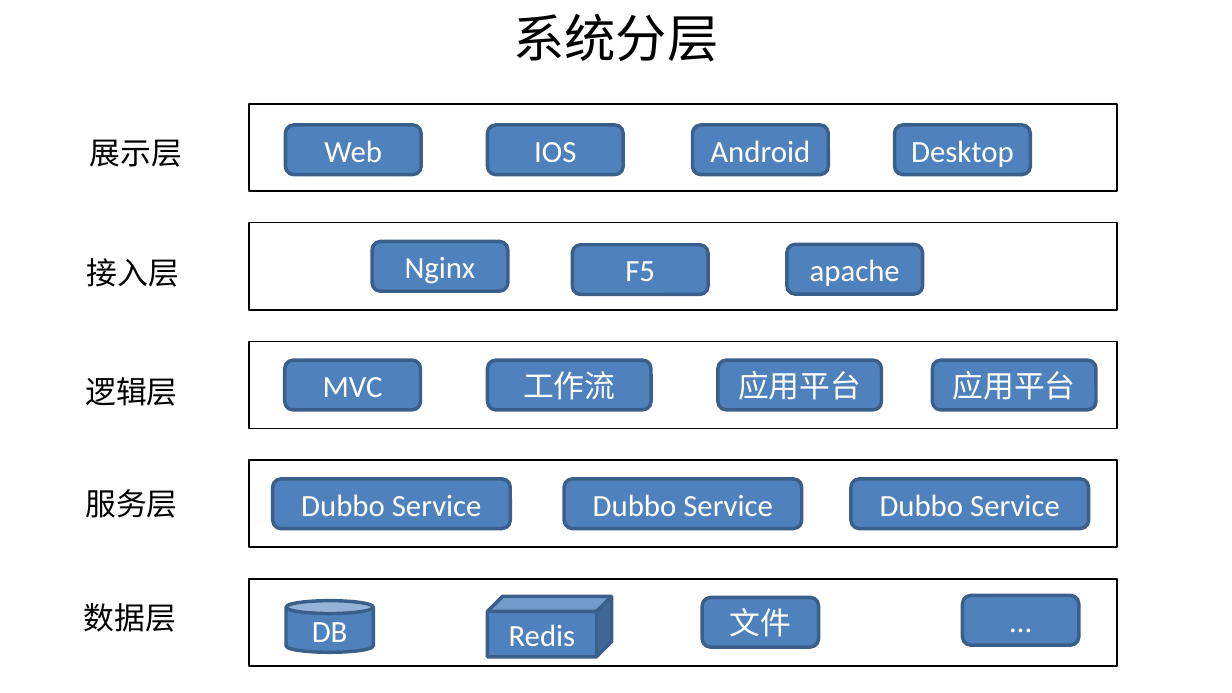
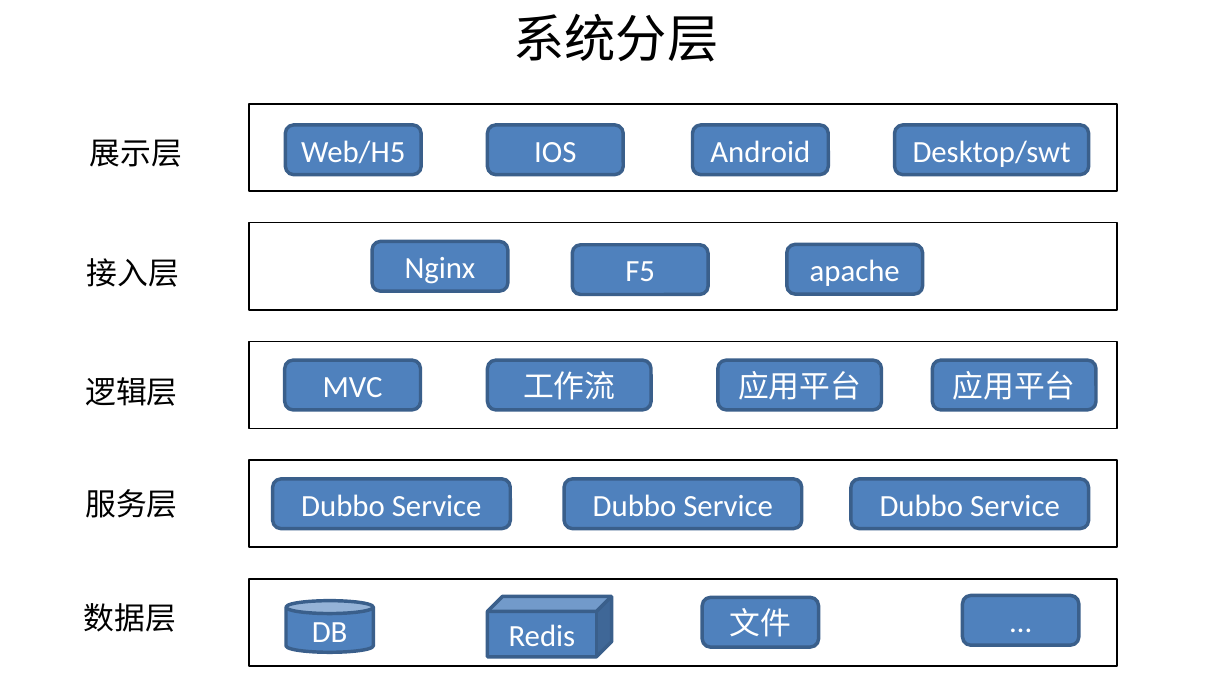
Before and after one commit to shiyunlai/tistools, a slide deck: slide 6 of TIStools.pptx (slide 11 before the commit). Drawn at 1232x693 pixels with LibreOffice and Linux fonts; fonts in the diff are those of the drawing. Boxes give left, top, right and bottom in pixels: in the first picture for what was removed or moved away, otherwise in the second. Text is boxed around its words. In the diff, an @@ line names an element or a change of style, - is before the commit and + after.

```diff
--- a/TIStools.pptx
+++ b/TIStools.pptx
@@ text in rounded rectangle at bbox=[301, 140, 405, 164]: text changed @@
-Web
+Web/H5
@@ rounded rectangle "Desktop/swt": place and size @@
-rounded rectangle "Desktop/swt" at bbox=[894, 124, 1030, 174]
+rounded rectangle "Desktop/swt" at bbox=[894, 124, 1089, 174]
@@ text in rounded rectangle at bbox=[913, 140, 1071, 167]: text changed @@
-Desktop
+Desktop/swt
```
Also in this commit, not shown: 3 other slides changed.
